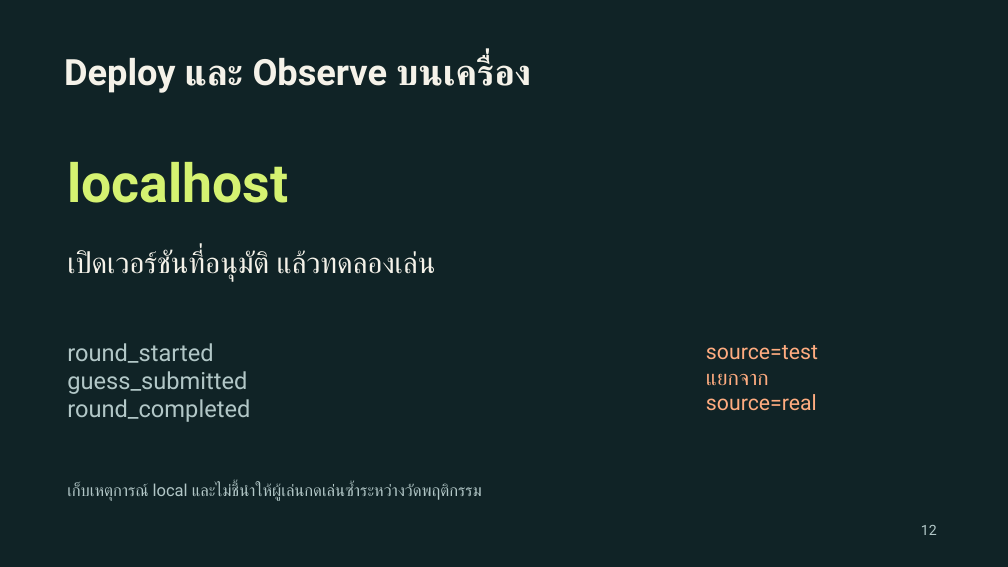
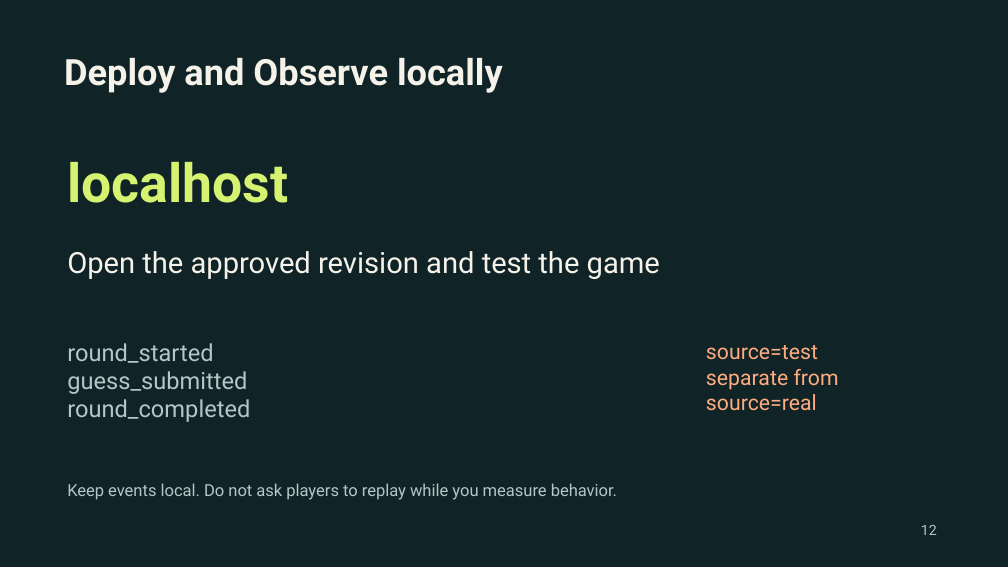
Before and after one commit to sdanutha/ADLC-in-Action, a slide deck: slide 12 of ADLC-in-Action.pptx. Drawn at 1008x567 pixels with LibreOffice and Linux fonts; fonts in the diff are those of the drawing. Boxes give left, top, right and bottom in pixels: in the first picture for what was removed or moved away, otherwise in the second. Text is boxed around its words. In the diff, an @@ line names an element or a change of style, - is before the commit and + after.

```diff
--- a/ADLC-in-Action.pptx
+++ b/ADLC-in-Action.pptx
@@ text at box(64, 58, 503, 93): text changed @@
-Deploy และ Observe บนเครื่อง
+Deploy and Observe locally
@@ text at box(67, 251, 660, 279): text changed @@
-เปิดเวอร์ชันที่อนุมัติ แล้วทดลองเล่น
+Open the approved revision and test the game
@@ text at box(706, 369, 839, 390): text changed @@
-แยกจาก
+separate from
@@ text at box(67, 483, 617, 500): text changed @@
-เก็บเหตุการณ์ local และไม่ชี้นำให้ผู้เล่นกดเล่นซ้ำระหว่างวัดพฤติกรรม
+Keep events local. Do not ask players to replay while you measure behavior.
```
Also in this commit, not shown: 9 other slides changed, 8 slides added, 8 slides removed, 1 other file.
